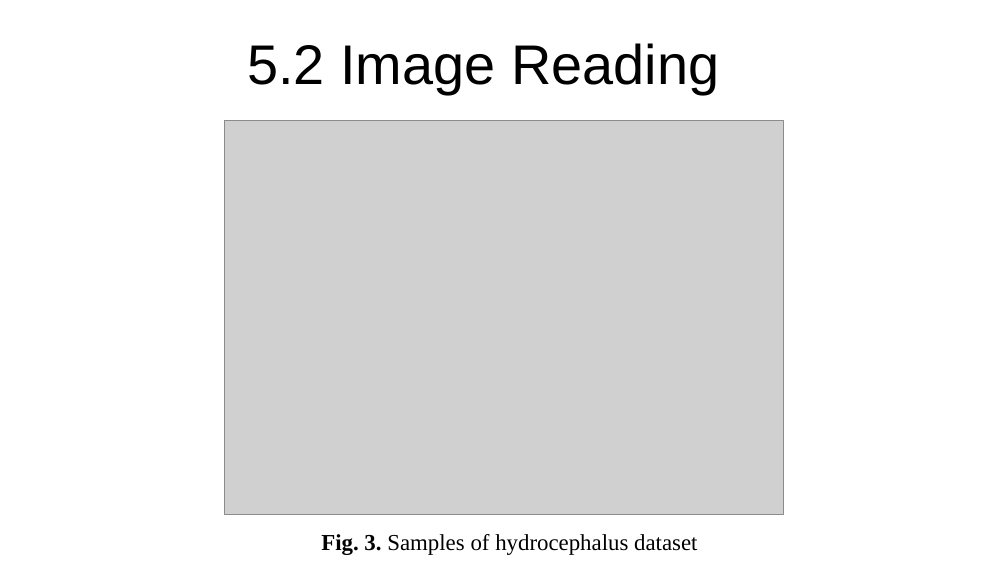
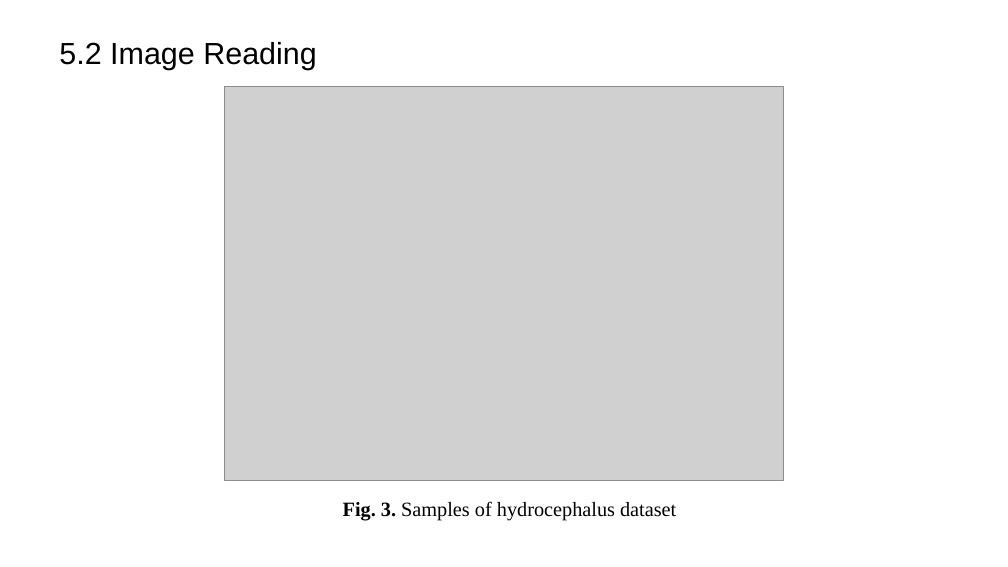
Before and after one commit to tirtharajsinha/Autoencoder_for_image_compression, a slide deck: slide 11 of 30_04_22_1840.pptx (slide 10 before the commit). Drawn at 1008x567 pixels with LibreOffice and Linux fonts; fonts in the diff are those of the drawing; grey boxes stand for pictures. Boxes give left, top, right and bottom in pixels: in the first picture for what was removed or moved away, otherwise in the second. Text is boxed around its words. In the diff, an @@ line names an element or a change of style, - is before the commit and + after.

```diff
--- a/30_04_22_1840.pptx
+++ b/30_04_22_1840.pptx
@@ text "5.2 Image Reading": place and size @@
-text "5.2 Image Reading" at (247, 43, 719, 94)
+text "5.2 Image Reading" at (59, 42, 317, 70)
@@ text "5.2 Image Reading" at (59, 42, 317, 70): size 44 to 24 pt; alignment centre to left @@
@@ picture: place and size @@
-picture at (224, 121, 784, 515)
+picture at (224, 87, 784, 481)
@@ text "Fig. 3. Samples of hydrocephalus ...": place and size @@
-text "Fig. 3. Samples of hydrocephalus ..." at (321, 534, 697, 555)
+text "Fig. 3. Samples of hydrocephalus ..." at (343, 501, 676, 520)
@@ text "Fig. 3. Samples of hydrocephalus ..." at (343, 501, 676, 520): size 18 to 16 pt @@
```
Also in this commit, not shown: 12 other slides changed, 3 slides added, 1 slide removed, 1 other file.
